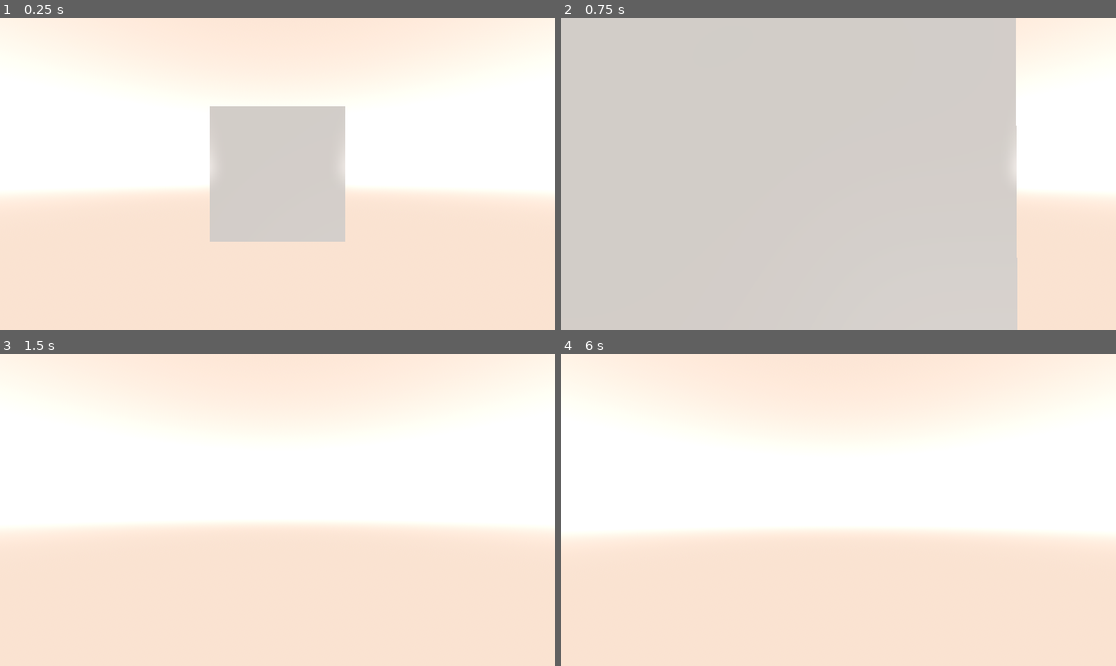
Above: before the commit, frames 1-4 (two rows, left to right).
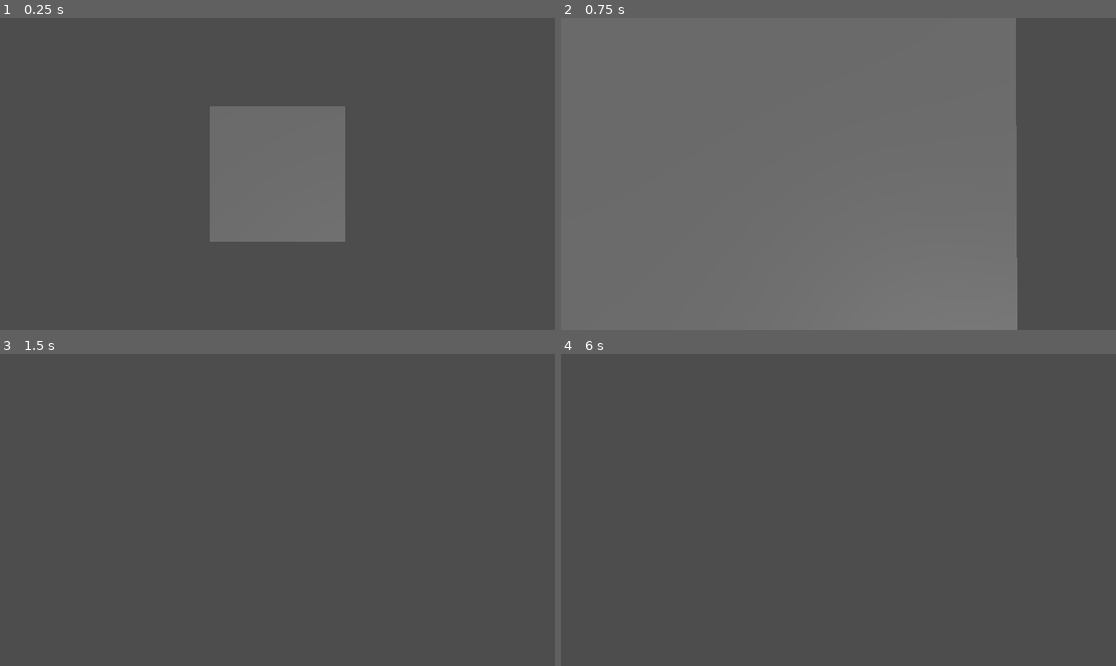
Above: after the commit, the same moments.

Repository: piperinnshall/davinci-renderer
Game: Godot game, scene res://src/main.tscn
Same seed, same stepped clock (60 frames per second), same inputs: the game is played once before the commit and once after it. Before the commit the project starts from res://main.tscn.
Inputs (mouse positions are in pixels of both pictures, inside the frame that each line leads up to):
- Up to frame 1 (0.25 s): no input
- Up to frame 2 (0.75 s): tap Enter at 0.5 s; move the mouse to (866, 174) at 0.52 s; hold W from 0.53 s (still down)
- Up to frame 3 (1.5 s): keep holding W; tap Space at 1.25 s; move the mouse to (249, 510) at 1.27 s
- Up to frame 4 (6 s): tap Enter at 2, 3.5 s; move the mouse to (849, 503) at 2.02 s; tap Space at 2.75, 4.25 s; move the mouse to (832, 516) at 2.77 s; move the mouse to (877, 513) at 3.52 s; move the mouse to (794, 506) at 4.27 s; move the mouse to (844, 510) at 5.02 s; move the mouse to (816, 503) at 5.77 s; release W at 5.78 s; hold D from 5.78 s (still down)

The runs differ from the first frame. In frame 1, 100% of the frame differs, in the area x 0-100%, y 0-100%; in frame 2, 100%; in frame 3, 100%; in frame 4, 100%.

Commit message:
chore: Update directory structure

Diff:
--- a/main.tscn
+++ /dev/null
@@ -1,38 +0,0 @@
-[gd_scene load_steps=7 format=3 uid="uid://drrsk0gy6w8vh"]
-
-[ext_resource type="PackedScene" uid="uid://l38l4pj26x8p" path="res://scenes/camera/free_cam_3d.tscn" id="2_0xm2m"]
-[ext_resource type="PackedScene" uid="uid://ddjtunef7sp2o" path="res://scenes/shaders/sobel_quad.tscn" id="3_h2yge"]
-
-[sub_resource type="ProceduralSkyMaterial" id="ProceduralSkyMaterial_0xm2m"]
-sky_top_color = Color(0.95672196, 0.7919925, 0.69945735, 1)
-sky_horizon_color = Color(1.8455187, 1.7631599, 1.7164967, 1)
-ground_bottom_color = Color(0.95686275, 0.7921569, 0.69803923, 1)
-ground_horizon_color = Color(1.8455187, 1.7631599, 1.7164967, 1)
-
-[sub_resource type="Sky" id="Sky_h2yge"]
-sky_material = SubResource("ProceduralSkyMaterial_0xm2m")
-
-[sub_resource type="Environment" id="Environment_1bvp3"]
-background_mode = 2
-sky = SubResource("Sky_h2yge")
-tonemap_mode = 2
-glow_enabled = true
-
-[sub_resource type="BoxMesh" id="BoxMesh_0xm2m"]
-
-[node name="Main" type="Node3D"]
-
-[node name="WorldEnvironment" type="WorldEnvironment" parent="."]
-environment = SubResource("Environment_1bvp3")
-
-[node name="MeshInstance3D" type="MeshInstance3D" parent="."]
-transform = Transform3D(1, 0, 0, 0, 1, 0, 0, 0, 1, -2, 0, 0)
-mesh = SubResource("BoxMesh_0xm2m")
-
-[node name="DirectionalLight3D" type="DirectionalLight3D" parent="."]
-transform = Transform3D(-0.86602545, -5.579595e-08, 0.49999994, -0.43301263, 0.50000006, -0.75, -0.2499999, -0.8660254, -0.43301278, 0, 2, -3)
-
-[node name="FreeCam3D" parent="." instance=ExtResource("2_0xm2m")]
-transform = Transform3D(-4.371139e-08, 0, 1, 0, 1, 0, -1, 0, -4.371139e-08, 0, 0, 0)
-
-[node name="SobelQuad" parent="FreeCam3D" instance=ExtResource("3_h2yge")]
--- a/project.godot
+++ b/project.godot
@@ -14,3 +14,12 @@
 run/main_scene="uid://drrsk0gy6w8vh"
 config/features=PackedStringArray("4.5", "Forward Plus")
 config/icon="res://icon.svg"
+
+[file_customization]
+
+folder_colors={
+"res://src/resources/": "orange",
+"res://src/scenes/": "green",
+"res://src/scripts/": "blue",
+"res://src/shaders/": "pink"
+}
--- /dev/null
+++ b/src/main.tscn
@@ -0,0 +1,20 @@
+[gd_scene load_steps=4 format=3 uid="uid://drrsk0gy6w8vh"]
+
+[ext_resource type="PackedScene" uid="uid://l38l4pj26x8p" path="res://src/scenes/camera/free_cam_3d.tscn" id="2_0xm2m"]
+[ext_resource type="PackedScene" uid="uid://ddjtunef7sp2o" path="res://src/scenes/shaders/sobel_quad.tscn" id="3_h2yge"]
+
+[sub_resource type="BoxMesh" id="BoxMesh_0xm2m"]
+
+[node name="Main" type="Node3D"]
+
+[node name="MeshInstance3D" type="MeshInstance3D" parent="."]
+transform = Transform3D(1, 0, 0, 0, 1, 0, 0, 0, 1, -2, 0, 0)
+mesh = SubResource("BoxMesh_0xm2m")
+
+[node name="DirectionalLight3D" type="DirectionalLight3D" parent="."]
+transform = Transform3D(-0.86602545, -5.579595e-08, 0.49999994, -0.43301263, 0.50000006, -0.75, -0.2499999, -0.8660254, -0.43301278, 0, 2, -3)
+
+[node name="FreeCam3D" parent="." instance=ExtResource("2_0xm2m")]
+transform = Transform3D(-4.371139e-08, 0, 1, 0, 1, 0, -1, 0, -4.371139e-08, 0, 0, 0)
+
+[node name="SobelQuad" parent="FreeCam3D" instance=ExtResource("3_h2yge")]
--- a/scenes/camera/free_cam_3d.tscn
+++ b/src/scenes/camera/free_cam_3d.tscn
@@ -1,6 +1,6 @@
 [gd_scene load_steps=2 format=3 uid="uid://l38l4pj26x8p"]
 
-[ext_resource type="Script" uid="uid://cxvjb7u0k8f17" path="res://scripts/free_cam.gd" id="1_s6pr6"]
+[ext_resource type="Script" uid="uid://cxvjb7u0k8f17" path="res://src/scripts/free_cam.gd" id="1_s6pr6"]
 
 [node name="FreeCam3D" type="Camera3D"]
 script = ExtResource("1_s6pr6")
--- a/scenes/shaders/post_processing.tscn
+++ b/src/scenes/shaders/post_processing.tscn
@@ -1,6 +1,6 @@
 [gd_scene load_steps=3 format=3 uid="uid://feo5yttcnhpy"]
 
-[ext_resource type="Shader" uid="uid://bcaima0j1lkkr" path="res://shaders/hexalization.gdshader" id="1_hdd62"]
+[ext_resource type="Shader" uid="uid://bcaima0j1lkkr" path="res://src/shaders/hexalization.gdshader" id="1_hdd62"]
 
 [sub_resource type="ShaderMaterial" id="ShaderMaterial_1bvp3"]
 shader = ExtResource("1_hdd62")
--- a/scenes/shaders/sobel_quad.tscn
+++ b/src/scenes/shaders/sobel_quad.tscn
@@ -1,6 +1,6 @@
 [gd_scene load_steps=4 format=3 uid="uid://ddjtunef7sp2o"]
 
-[ext_resource type="Shader" uid="uid://dd2kv4x718cc2" path="res://shaders/sobel.gdshader" id="1_lgl6y"]
+[ext_resource type="Shader" uid="uid://dd2kv4x718cc2" path="res://src/shaders/sobel.gdshader" id="1_lgl6y"]
 
 [sub_resource type="QuadMesh" id="QuadMesh_h2yge"]
 flip_faces = true
Renamed: scripts/free_cam.gd -> src/scripts/free_cam.gd
Renamed: scripts/free_cam.gd.uid -> src/scripts/free_cam.gd.uid
Renamed: shaders/hexalization.gdshader -> src/shaders/hexalization.gdshader
Renamed: shaders/hexalization.gdshader.uid -> src/shaders/hexalization.gdshader.uid
Renamed: shaders/sobel.gdshader -> src/shaders/sobel.gdshader
Renamed: shaders/sobel.gdshader.uid -> src/shaders/sobel.gdshader.uid
Not shown, added: src/resources/.gitkeep
